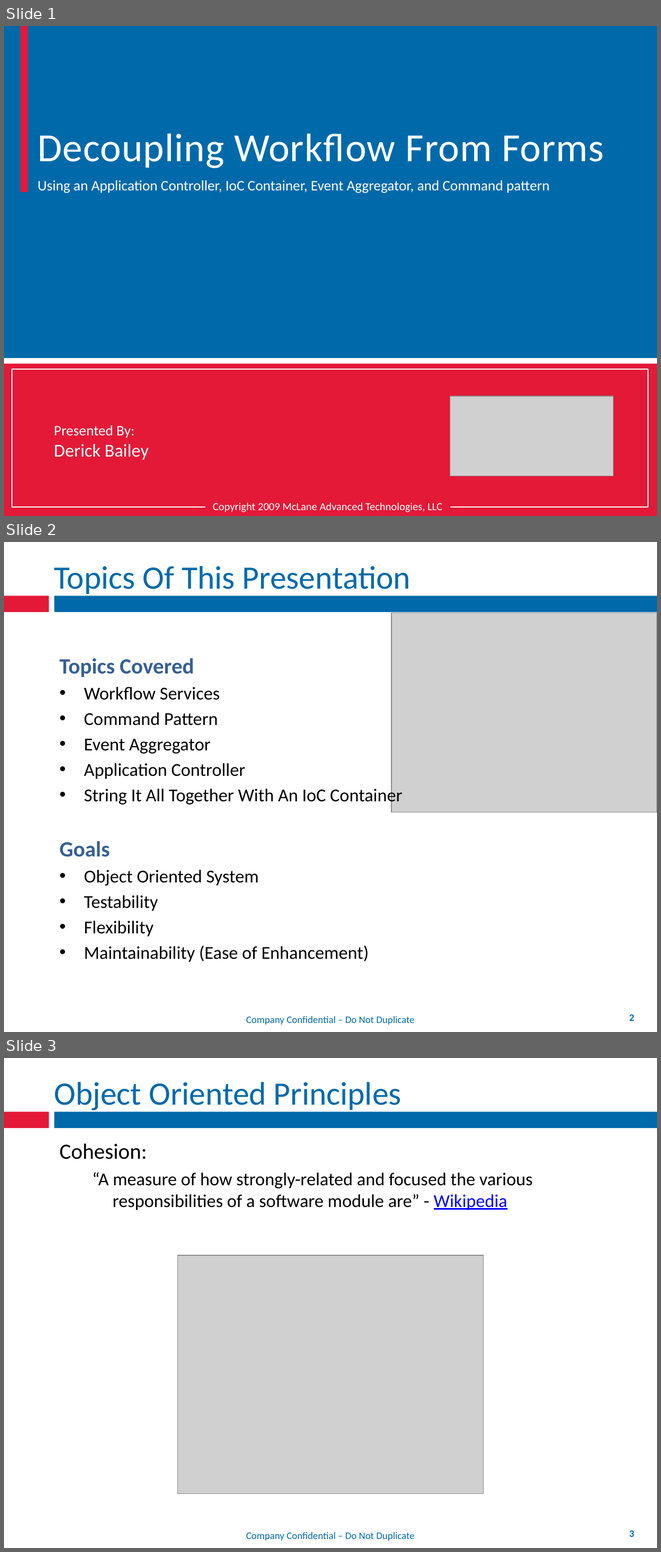
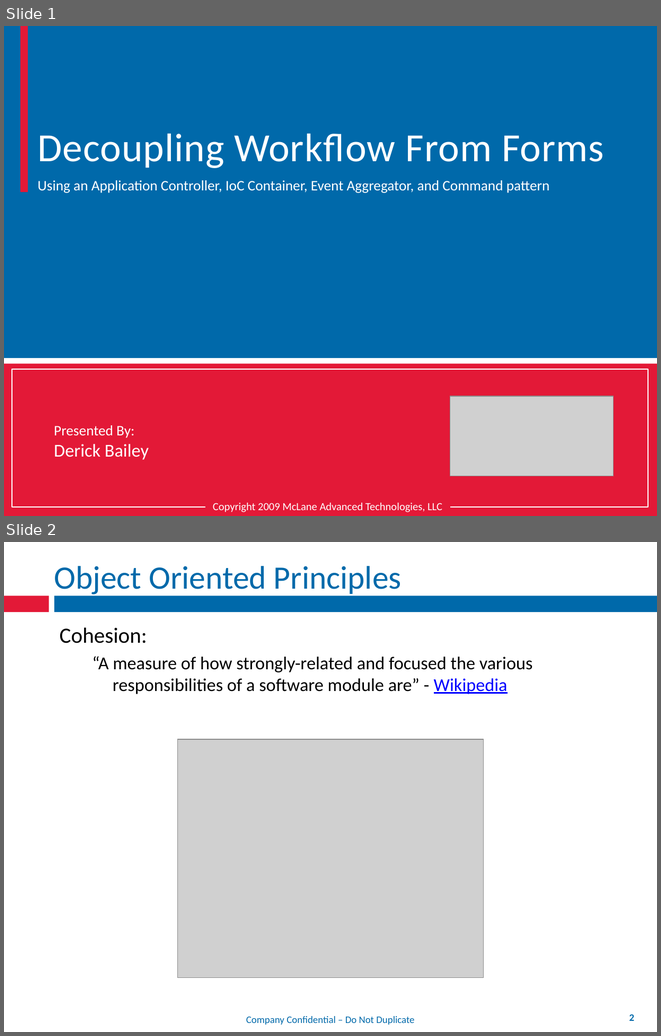
Before and after one commit to mxriverlynn/presentations-and-training, a slide deck: Decoupling Workflow With App Controler/Decoupling Workflow From Forms.pptx. Shown one above the other, each under a label of ours: slides 1, 2 and 3 before the commit, slides 1 and 2 after it. The pictures are 661x1552 and 661x1036 pixels, drawn with LibreOffice and Linux fonts; fonts in the diff are those of the drawing; grey boxes stand for pictures; background and template pictures are left out. Boxes give left, top, right and bottom in pixels: in the first picture for what was removed or moved away, otherwise in the second. Text is boxed around its words. In the diff, an @@ line names an element or a change of style, - is before the commit and + after.

Commit message:
deleted 'topics covered' slide

```diff
--- a/Decoupling Workflow With App Controler/Decoupling Workflow From Forms.pptx
+++ b/Decoupling Workflow With App Controler/Decoupling Workflow From Forms.pptx
@@ slide 2 removed at bbox=[4, 542, 657, 1032], background #FFFFFF; not listed: 4 template elements that a slide beside it also shows @@
@@ title removed at bbox=[54, 566, 411, 597] @@
-Topics Of This Presentation
@@ picture removed at bbox=[391, 612, 657, 812] @@
@@ text removed at bbox=[60, 658, 402, 962] @@
-Topics Covered
-• Workflow Services
-• Command Pattern
-• Event Aggregator
-• Application Controller
-• String It All Together With An IoC Container
-Goals
-• Object Oriented System
-• Testability
-• Flexibility
-• Maintainability (Ease of Enhancement)
@@ what was slide 3 is now slide 2 @@
@@ page number at bbox=[629, 1014, 635, 1021]: text changed @@
-3
+2
```
